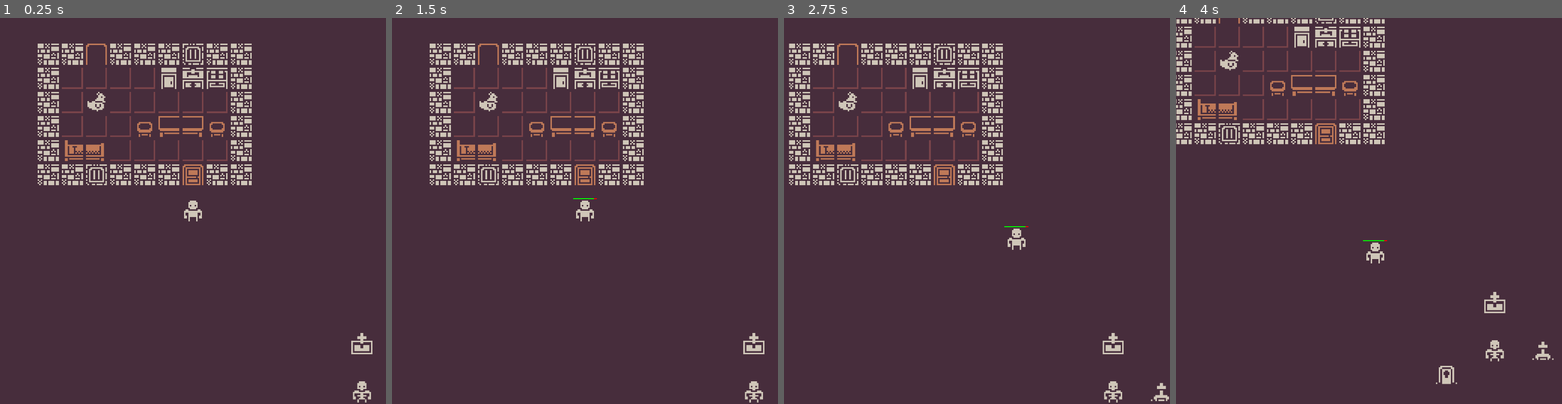
Above: before the commit, frames 1-4 (left to right).
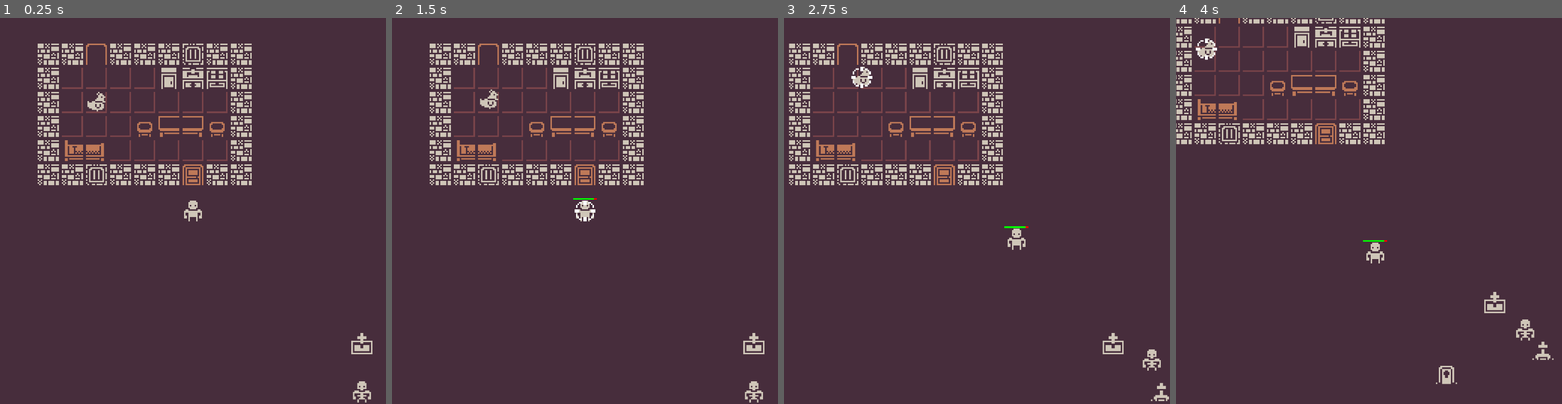
Above: after the commit, the same moments.

Repository: ojread/adventureland
Game: Godot game, scene res://scenes/world/world.tscn
Two runs of this game, one before a commit and one after it. Both use one fixed random seed, a clock stepped at 60 frames per second and the inputs below.
Inputs (mouse positions are in pixels of both pictures, inside the frame that each line leads up to):
- Up to frame 1 (0.25 s): no input
- Up to frame 2 (1.5 s): tap Enter at 0.5 s; click (585, 211) at 0.67 s; tap Space at 1.25 s; move the mouse to (488, 102) at 1.27 s; click (488, 102) at 1.42 s
- Up to frame 3 (2.75 s): move the mouse to (1139, 392) at 2.02 s; click (1139, 392) at 2.17 s
- Up to frame 4 (4 s): move the mouse to (1349, 288) at 2.77 s; click (1349, 288) at 2.92 s; move the mouse to (1484, 268) at 3.52 s; click (1484, 268) at 3.67 s

The runs differ from the first frame. In frame 1, less than 0.1% of the frame differs, in the area x 22-28%, y 19-25%; in frame 2, 0.2%; in frame 3, 0.6%, in the area x 13-98%, y 12-100%; in frame 4, 0.6%.

Commit message:
Moving actors

Diff:
--- /dev/null
+++ b/components/character_controller.gd
@@ -0,0 +1,28 @@
+extends Node
+
+# A Non-player character or enemy.
+# Handle all the various behaviours that characters need.
+
+#enum states {IDLE, }
+
+#var state = "idle"
+
+@export var wander_range := 32
+
+@onready var timer = $Timer
+@onready var actor: Actor = get_parent()
+@onready var start_pos = actor.position
+
+func _ready() -> void:
+	_wait()
+
+func _wait() -> void:
+	timer.wait_time = randf_range(1.0, 2.0)
+	timer.connect("timeout", _wander)
+	timer.start()
+
+func _wander() -> void:
+	# Move to a point near the start position.
+	var x = randf_range(start_pos.x - wander_range, start_pos.x + wander_range)
+	var y = randf_range(start_pos.y - wander_range, start_pos.y + wander_range)
+	actor.set_movement_target(Vector2(x, y))
--- /dev/null
+++ b/components/character_controller.tscn
@@ -0,0 +1,8 @@
+[gd_scene load_steps=2 format=3 uid="uid://dxtwdtcrefup0"]
+
+[ext_resource type="Script" uid="uid://c5k3si0cxuwvu" path="res://components/character_controller.gd" id="1_joakw"]
+
+[node name="CharacterController" type="Node" groups=["CharacterController"]]
+script = ExtResource("1_joakw")
+
+[node name="Timer" type="Timer" parent="."]
--- a/components/sprite.tscn
+++ b/components/sprite.tscn
@@ -1,11 +1,11 @@
 [gd_scene load_steps=3 format=3 uid="uid://2yqpo2jqwqgn"]
 
-[ext_resource type="Texture2D" uid="uid://djr77ejyamr0l" path="res://assets/colored_packed.png" id="1_h035e"]
+[ext_resource type="Texture2D" uid="uid://coxelqiujw4kk" path="res://assets/colored-transparent_packed.png" id="1_h035e"]
 
-[sub_resource type="AtlasTexture" id="AtlasTexture_7uh2j"]
+[sub_resource type="AtlasTexture" id="AtlasTexture_t0qdo"]
 resource_local_to_scene = true
 atlas = ExtResource("1_h035e")
-region = Rect2(384, 0, 16, 16)
+region = Rect2(0, 0, 16, 16)
 
 [node name="Sprite" type="Sprite2D"]
-texture = SubResource("AtlasTexture_7uh2j")
+texture = SubResource("AtlasTexture_t0qdo")
--- a/project.godot
+++ b/project.godot
@@ -30,6 +30,7 @@
 Selected=""
 Damage=""
 Actor=""
+CharacterController=""
 
 [rendering]
 
--- /dev/null
+++ b/resources/colour_atlas.tres
@@ -0,0 +1,7 @@
+[gd_resource type="AtlasTexture" load_steps=2 format=3 uid="uid://baidjk3d17bt2"]
+
+[ext_resource type="Texture2D" uid="uid://djr77ejyamr0l" path="res://assets/colored_packed.png" id="1_hvxbw"]
+
+[resource]
+atlas = ExtResource("1_hvxbw")
+region = Rect2(0, 0, 16, 16)
--- /dev/null
+++ b/resources/colour_trans_atlas.tres
@@ -0,0 +1,4 @@
+[gd_resource type="AtlasTexture" format=3 uid="uid://coniu3dnaaiwn"]
+
+[resource]
+region = Rect2(464, 96, 16, 16)
--- /dev/null
+++ b/resources/mono_trans_atlas.tres
@@ -0,0 +1,7 @@
+[gd_resource type="AtlasTexture" load_steps=2 format=3 uid="uid://cxt2btwn27du0"]
+
+[ext_resource type="Texture2D" uid="uid://dmbrnttvudub7" path="res://assets/monochrome-transparent_packed.png" id="1_rkwdi"]
+
+[resource]
+atlas = ExtResource("1_rkwdi")
+region = Rect2(320, 224, 16, 16)
--- a/scenes/world/world.gd
+++ b/scenes/world/world.gd
@@ -2,14 +2,10 @@
 
 @onready var map = $Map
 
-#var clicked_actor: Actor
-
 var selected_actors: Array[Actor] = []
+var targeted_actor: Actor
 
 func _ready():
-	# Component methods can be called like this
-	#get_tree().call_group("PlayerController", "hello", "there")
-
 	# Listen for clicks on actors.
 	for child in get_children():
 		if child is Actor:
@@ -18,6 +14,10 @@
 			child.connect("mouse_exited_actor", _on_mouse_exited_actor)
 
 func _process(delta: float) -> void:
+	# Run all the "systems" that update each frame.
+	# Character controllers receive things that they're aware of.
+	# It might be better to handle clicks here so I know the order of things.
+
 	var tree = get_tree()
 	var damage_components = tree.get_nodes_in_group("Damage")
 	for damage_component in damage_components:
@@ -35,7 +35,14 @@
 		if actor.hp <= 0:
 			# Deselect it if necessary.
 			_on_mouse_exited_actor(actor)
+			targeted_actor = null
 			actor.queue_free()
+
+	if targeted_actor:
+		$Target.position = targeted_actor.position
+		$Target.visible = true
+	else:
+		$Target.visible = false
 
 
 # Get player input and decide what to do with it.
@@ -55,6 +62,7 @@
 				var selected_actor = selected_actors.front()
 				# Move player towards actor and interact when in range.
 				get_tree().call_group("PlayerController", "attack_actor", selected_actor)
+				targeted_actor = selected_actor
 				#print(selected_actor)
 			else:
 
--- a/scenes/world/world.tscn
+++ b/scenes/world/world.tscn
@@ -1,26 +1,28 @@
-[gd_scene load_steps=11 format=4 uid="uid://bwnk0r0e1mvs5"]
+[gd_scene load_steps=13 format=4 uid="uid://bwnk0r0e1mvs5"]
 
 [ext_resource type="Script" uid="uid://crwkgxtew77cp" path="res://scenes/world/world.gd" id="1_4wyf3"]
-[ext_resource type="Texture2D" uid="uid://djr77ejyamr0l" path="res://assets/colored_packed.png" id="1_nnsk1"]
 [ext_resource type="TileSet" uid="uid://chu0q3jvmof12" path="res://resources/tile_set.tres" id="2_4wyf3"]
 [ext_resource type="Script" uid="uid://dbvqkb1vnikqn" path="res://scenes/world/map.gd" id="3_bq33v"]
 [ext_resource type="PackedScene" uid="uid://x13262xwnlde" path="res://components/player_controller.tscn" id="4_71j4m"]
 [ext_resource type="PackedScene" uid="uid://cpt740r17ray8" path="res://actors/actor.tscn" id="4_k0juu"]
 [ext_resource type="PackedScene" uid="uid://2yqpo2jqwqgn" path="res://components/sprite.tscn" id="5_71j4m"]
+[ext_resource type="Texture2D" uid="uid://coxelqiujw4kk" path="res://assets/colored-transparent_packed.png" id="7_j2gmx"]
+[ext_resource type="PackedScene" uid="uid://dxtwdtcrefup0" path="res://components/character_controller.tscn" id="8_1yooq"]
+[ext_resource type="Texture2D" uid="uid://cxt2btwn27du0" path="res://resources/mono_trans_atlas.tres" id="8_j2gmx"]
 
-[sub_resource type="AtlasTexture" id="AtlasTexture_qfnet"]
+[sub_resource type="AtlasTexture" id="AtlasTexture_1yooq"]
 resource_local_to_scene = true
-atlas = ExtResource("1_nnsk1")
+atlas = ExtResource("7_j2gmx")
 region = Rect2(400, 0, 16, 16)
 
-[sub_resource type="AtlasTexture" id="AtlasTexture_i7141"]
+[sub_resource type="AtlasTexture" id="AtlasTexture_j2gmx"]
 resource_local_to_scene = true
-atlas = ExtResource("1_nnsk1")
+atlas = ExtResource("7_j2gmx")
 region = Rect2(416, 112, 16, 16)
 
-[sub_resource type="AtlasTexture" id="AtlasTexture_bq33v"]
+[sub_resource type="AtlasTexture" id="AtlasTexture_gb53w"]
 resource_local_to_scene = true
-atlas = ExtResource("1_nnsk1")
+atlas = ExtResource("7_j2gmx")
 region = Rect2(464, 96, 16, 16)
 
 [node name="World" type="Node2D"]
@@ -40,23 +42,31 @@
 
 [node name="PlayerController" parent="Player" instance=ExtResource("4_71j4m")]
 
-[node name="Sprite" parent="Player" instance=ExtResource("5_71j4m")]
-texture = SubResource("AtlasTexture_qfnet")
-
 [node name="Camera2D" type="Camera2D" parent="Player"]
 position_smoothing_enabled = true
 drag_horizontal_enabled = true
 drag_vertical_enabled = true
+
+[node name="Sprite" parent="Player" instance=ExtResource("5_71j4m")]
+texture = SubResource("AtlasTexture_1yooq")
 
 [node name="Chicken" parent="." instance=ExtResource("4_k0juu")]
 position = Vector2(88, 88)
 attack = 1
 
 [node name="Sprite" parent="Chicken" instance=ExtResource("5_71j4m")]
-texture = SubResource("AtlasTexture_i7141")
+texture = SubResource("AtlasTexture_j2gmx")
+
+[node name="CharacterController" parent="Chicken" instance=ExtResource("8_1yooq")]
 
 [node name="Skelly" parent="." instance=ExtResource("4_k0juu")]
 position = Vector2(264, 280)
 
 [node name="Sprite" parent="Skelly" instance=ExtResource("5_71j4m")]
-texture = SubResource("AtlasTexture_bq33v")
+texture = SubResource("AtlasTexture_gb53w")
+
+[node name="CharacterController" parent="Skelly" instance=ExtResource("8_1yooq")]
+
+[node name="Target" type="Sprite2D" parent="."]
+visible = false
+texture = ExtResource("8_j2gmx")
Binary file added: assets/colored-transparent_packed.png
Not shown, added: assets/colored-transparent_packed.png.import
Binary file added: assets/monochrome-transparent_packed.png
Not shown, added: assets/monochrome-transparent_packed.png.import
Not shown, added: components/character_controller.gd.uid
